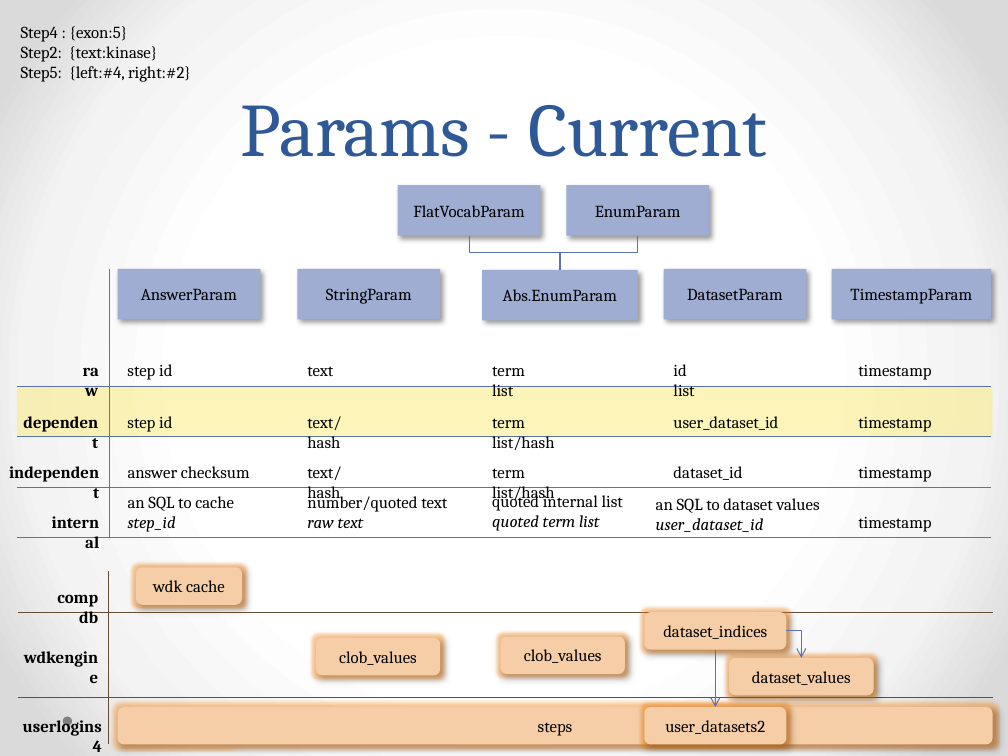
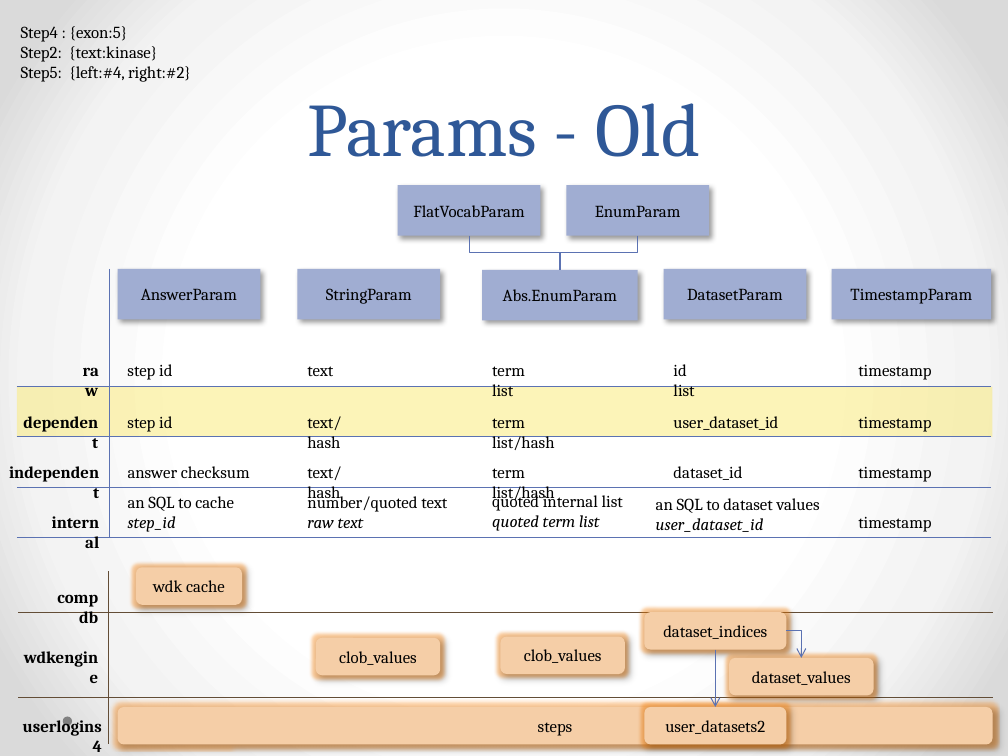
Before and after one commit to VEuPathDB/WDK, a slide deck: slide 1 of doc/wdk params design.pptx. Drawn at 1008x756 pixels with LibreOffice and Linux fonts; fonts in the diff are those of the drawing. Boxes give left, top, right and bottom in pixels: in the first picture for what was removed or moved away, otherwise in the second. Text is boxed around its words. In the diff, an @@ line names an element or a change of style, - is before the commit and + after.

```diff
--- a/doc/wdk params design.pptx
+++ b/doc/wdk params design.pptx
@@ title at [308, 103, 700, 157]: text changed @@
-Params - Current
+Params - Old
```
Also in this commit, not shown: 1 other slide changed, 4 other files.
